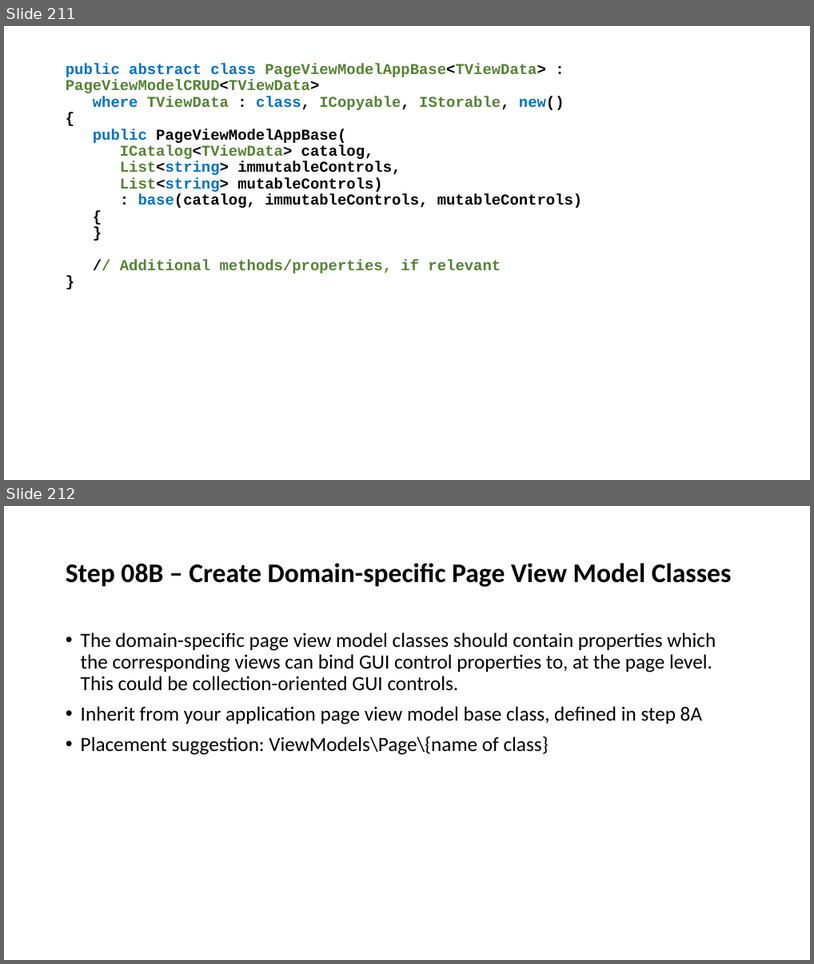
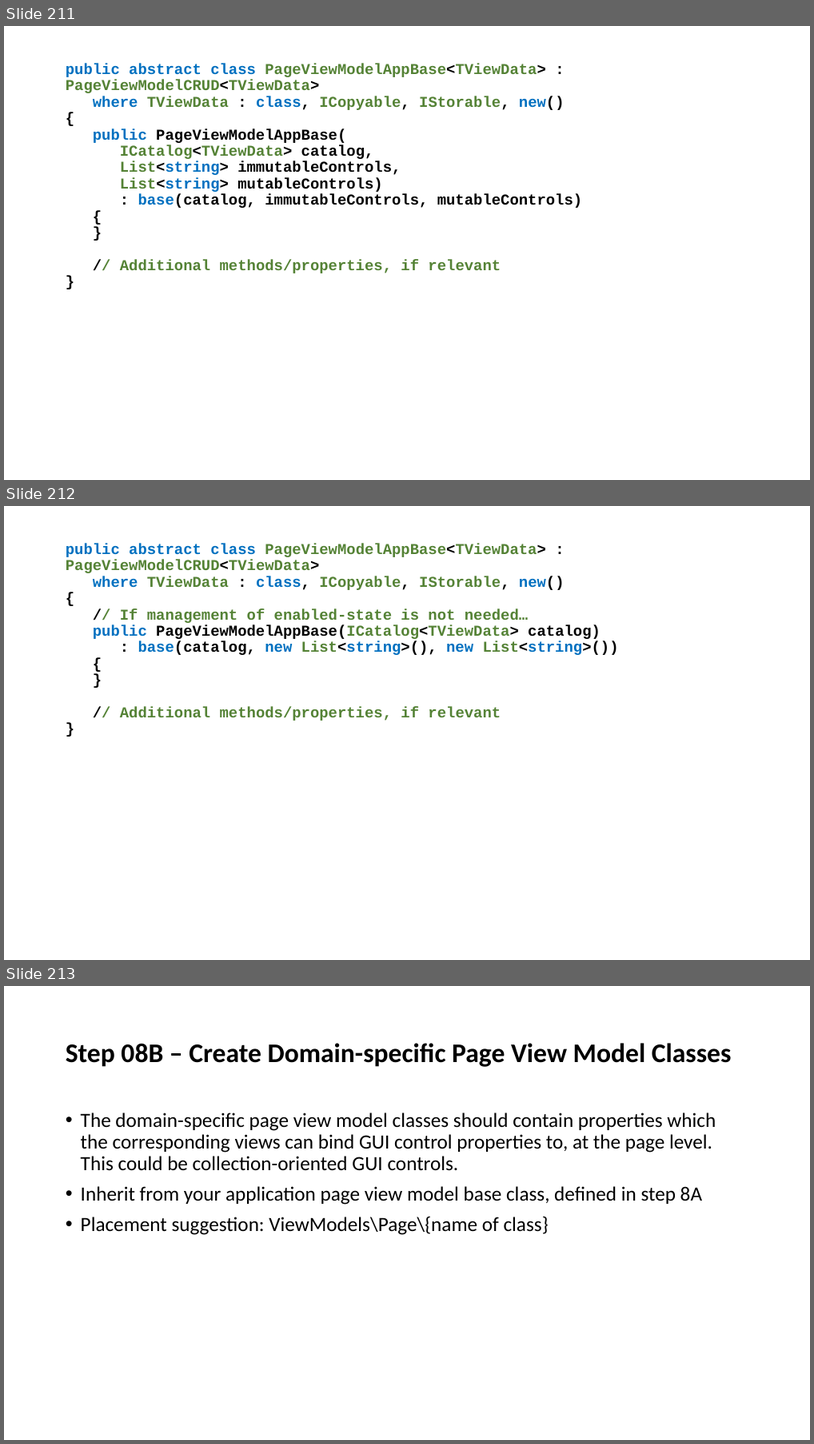
Before and after one commit to perl-easj/Teaching-materials, a slide deck: CSharpProgramming/Presentations/MVVMStarter/MVVMStarter2018 Class Library.pptx. Shown one above the other, each under a label of ours: slides 211 and 212 before the commit, slides 211, 212 and 213 after it. The pictures are 814x964 and 814x1444 pixels, drawn with LibreOffice and Linux fonts; fonts in the diff are those of the drawing. Boxes give left, top, right and bottom in pixels: in the first picture for what was removed or moved away, otherwise in the second. Text is boxed around its words. In the diff, an @@ line names an element or a change of style, - is before the commit and + after.

```diff
--- a/CSharpProgramming/Presentations/MVVMStarter/MVVMStarter2018 Class Library.pptx
+++ b/CSharpProgramming/Presentations/MVVMStarter/MVVMStarter2018 Class Library.pptx
@@ slide 212 added at box(4, 506, 810, 960), background #FFFFFF @@
@@ text added at box(66, 544, 619, 720), 18 pt, text #548235, bold @@
+public abstract class PageViewModelAppBase<TViewData> : PageViewModelCRUD<TViewData>
+where TViewData : class, ICopyable, IStorable, new()
+{
+// If management of enabled-state is not needed…
+public PageViewModelAppBase(ICatalog<TViewData> catalog)
+: base(catalog, new List<string>(), new List<string>())
+{
+}
+// Additional methods/properties, if relevant
+}
@@ what was slide 212 is now slide 213 @@
```
Also in this commit, not shown: 21 slides changed, 1 other slide added.
